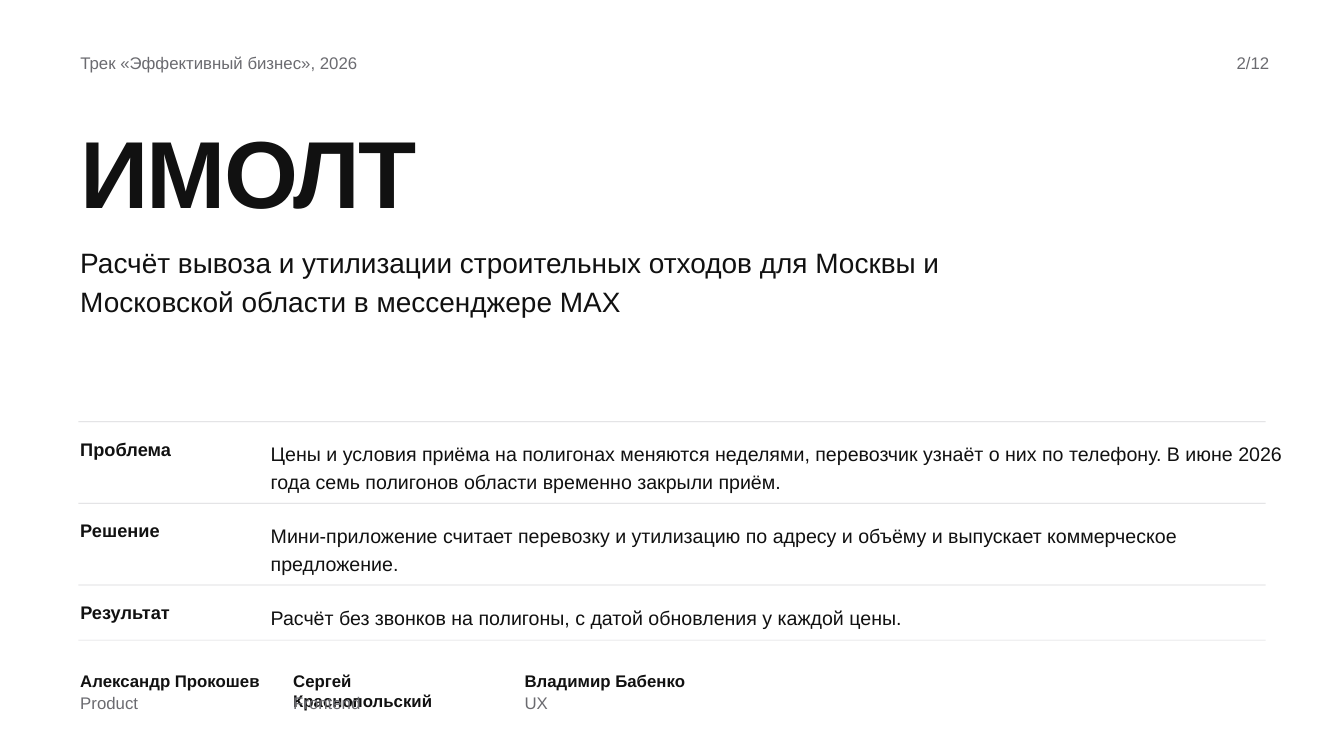
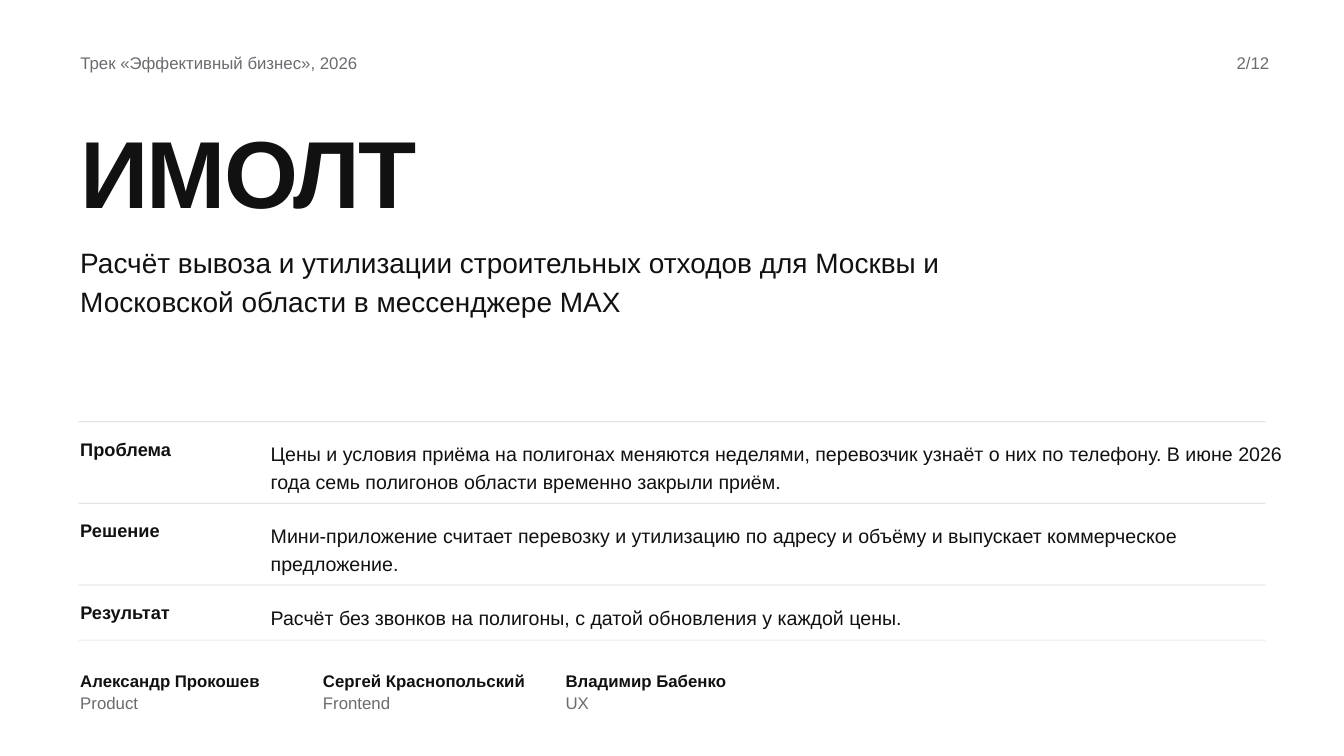
Before and after one commit to Calcifer-02/TheOdd1sOut, a slide deck: slide 2 of client/ПРЕЗЕНТАЦИЯ_ОНЛАЙН_ЭТАПА.pptx. Drawn at 1344x756 pixels with LibreOffice and Linux fonts; fonts in the diff are those of the drawing. Boxes give left, top, right and bottom in pixels: in the first picture for what was removed or moved away, otherwise in the second. Text is boxed around its words. In the diff, an @@ line names an element or a change of style, - is before the commit and + after.

```diff
--- a/client/ПРЕЗЕНТАЦИЯ_ОНЛАЙН_ЭТАПА.pptx
+++ b/client/ПРЕЗЕНТАЦИЯ_ОНЛАЙН_ЭТАПА.pptx
@@ text "Сергей Краснопольский" rewrapped from (293,674,432,711) to (323,674,525,691) @@
@@ text "Владимир Бабенко": place and size @@
-text "Владимир Бабенко" at (525,674,685,691)
+text "Владимир Бабенко" at (566,674,726,691)
@@ text "Frontend" rewrapped from (293,695,360,711) to (323,697,390,709) @@
@@ text "UX": place and size @@
-text "UX" at (525,697,548,709)
+text "UX" at (566,697,589,709)
```
Also in this commit, not shown: 4 other slides changed, 2 other files.
